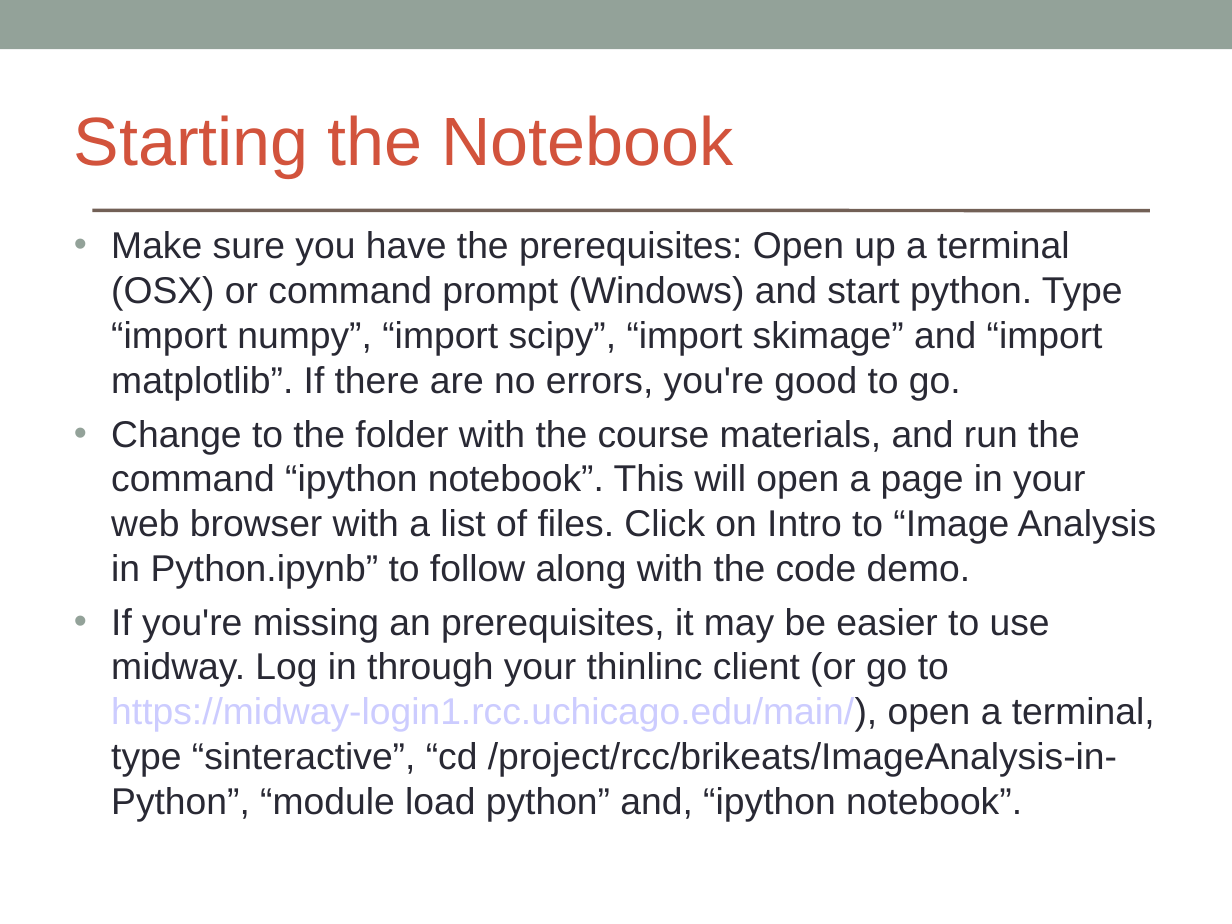
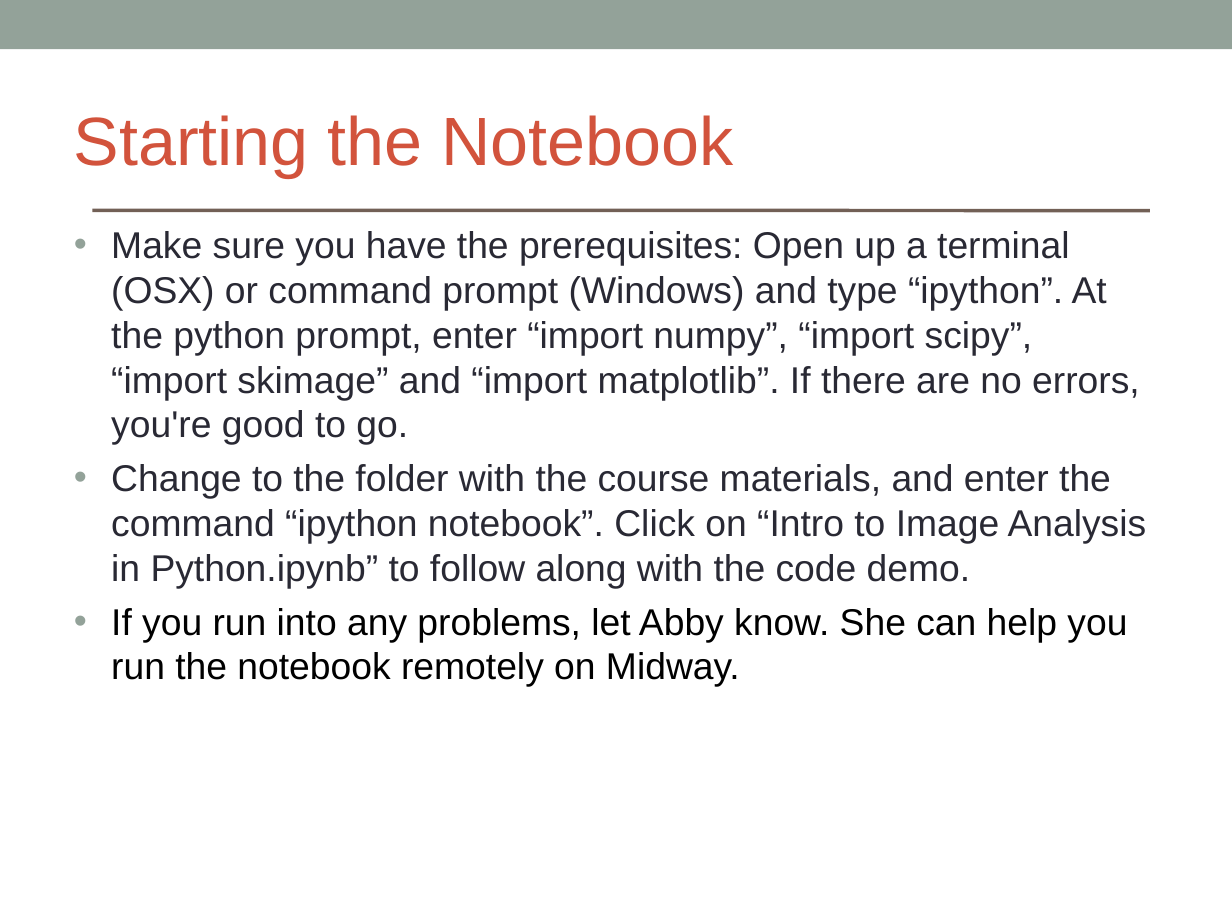
Before and after one commit to brikeats/Image-Analysis-in-Python, a slide deck: slide 3 of ImageAnalysisPython.ppt. Drawn at 1232x924 pixels with LibreOffice and Linux fonts; fonts in the diff are those of the drawing. Boxes give left, top, right and bottom in pixels: in the first picture for what was removed or moved away, otherwise in the second. Text is boxed around its words. In the diff, an @@ line names an element or a change of style, - is before the commit and + after.

Commit message:
Fixed typos, added midway help

```diff
--- a/ImageAnalysisPython.ppt
+++ b/ImageAnalysisPython.ppt
@@ text at (111, 231, 1147, 687): text changed @@
-• Make sure you have the prerequisites: Open up a terminal (OSX) or command prompt (Windows) and start python. Type “import numpy”, “import scipy”, “import skimage” and “import matplotlib”. If there are no errors, you're good to go.
-• Change to the folder with the course materials, and run the command “ipython notebook”. This will open a page in your web browser with a list of files. Click on Intro to “Image Analysis in Python.ipynb” to follow along with the code demo.
-• If you're missing an prerequisites, it may be easier to use midway. Log in through your thinlinc client (or go to https://midway-login1.rcc.uchicago.edu/main/), open a terminal, type “sinteractive”, “cd /project/rcc/brikeats/ImageAnalysis-in-Python”, “module load python” and, “ipython notebook”.
+• Make sure you have the prerequisites: Open up a terminal (OSX) or command prompt (Windows) and type “ipython”. At the python prompt, enter “import numpy”, “import scipy”, “import skimage” and “import matplotlib”. If there are no errors, you're good to go.
+• Change to the folder with the course materials, and enter the command “ipython notebook”. Click on “Intro to Image Analysis in Python.ipynb” to follow along with the code demo.
+• If you run into any problems, let Abby know. She can help you run the notebook remotely on Midway.
```
Also in this commit, not shown: 1 other slide changed.
